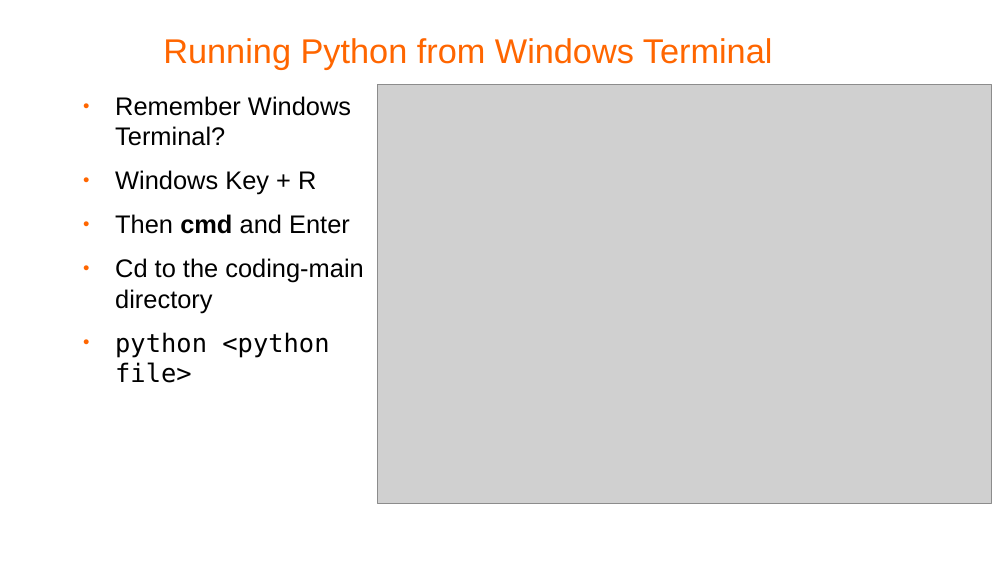
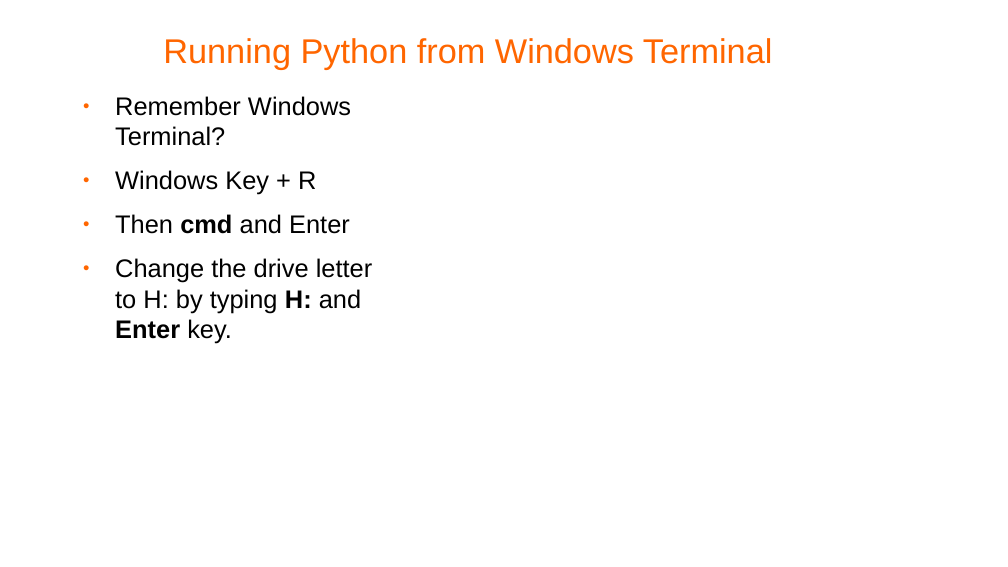
Before and after one commit to pellcorp/coding, a slide deck: slide 10 of docs/python-coding.odp (slide 9 before the commit). Drawn at 1008x567 pixels with LibreOffice and Linux fonts; fonts in the diff are those of the drawing; grey boxes stand for pictures; background and template pictures are left out. Boxes give left, top, right and bottom in pixels: in the first picture for what was removed or moved away, otherwise in the second. Text is boxed around its words. In the diff, an @@ line names an element or a change of style, - is before the commit and + after.

```diff
--- a/docs/python-coding.odp
+++ b/docs/python-coding.odp
@@ picture removed at (378, 85, 992, 504) @@
@@ text at (115, 258, 372, 344): text changed @@
-● Cd to the coding-main directory
-● python <python file>
+● Change the drive letter to H: by typing H: and Enter key.
```
Also in this commit, not shown: 1 other slide changed, 1 slide added, 11 other files.
